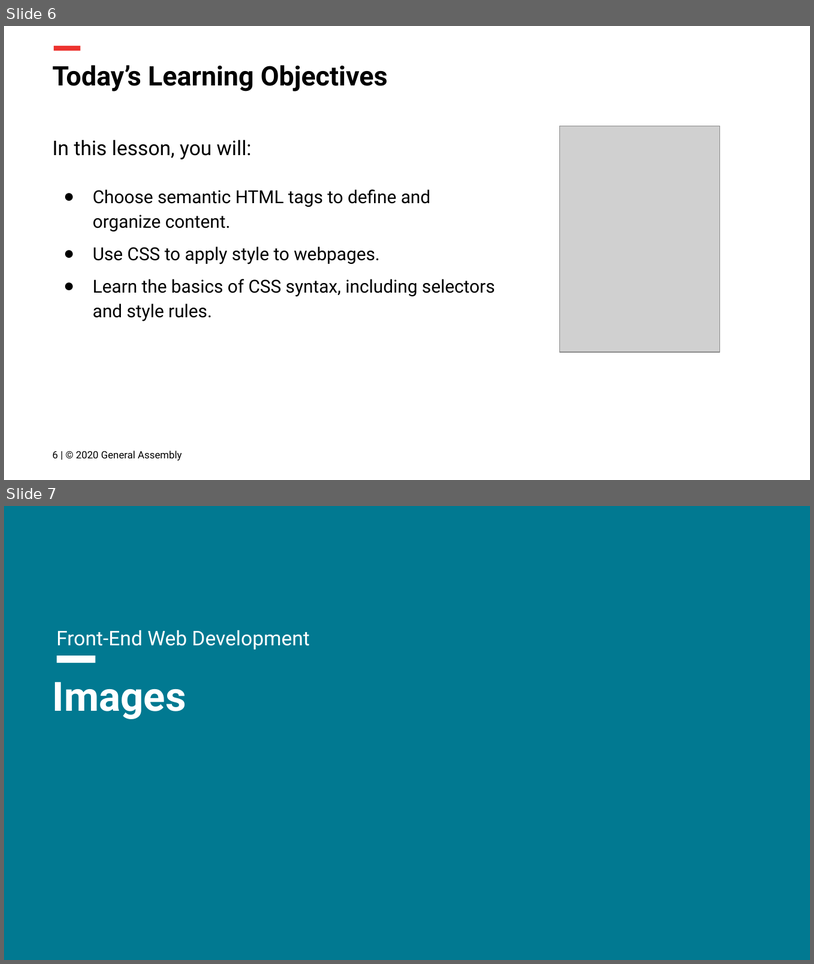
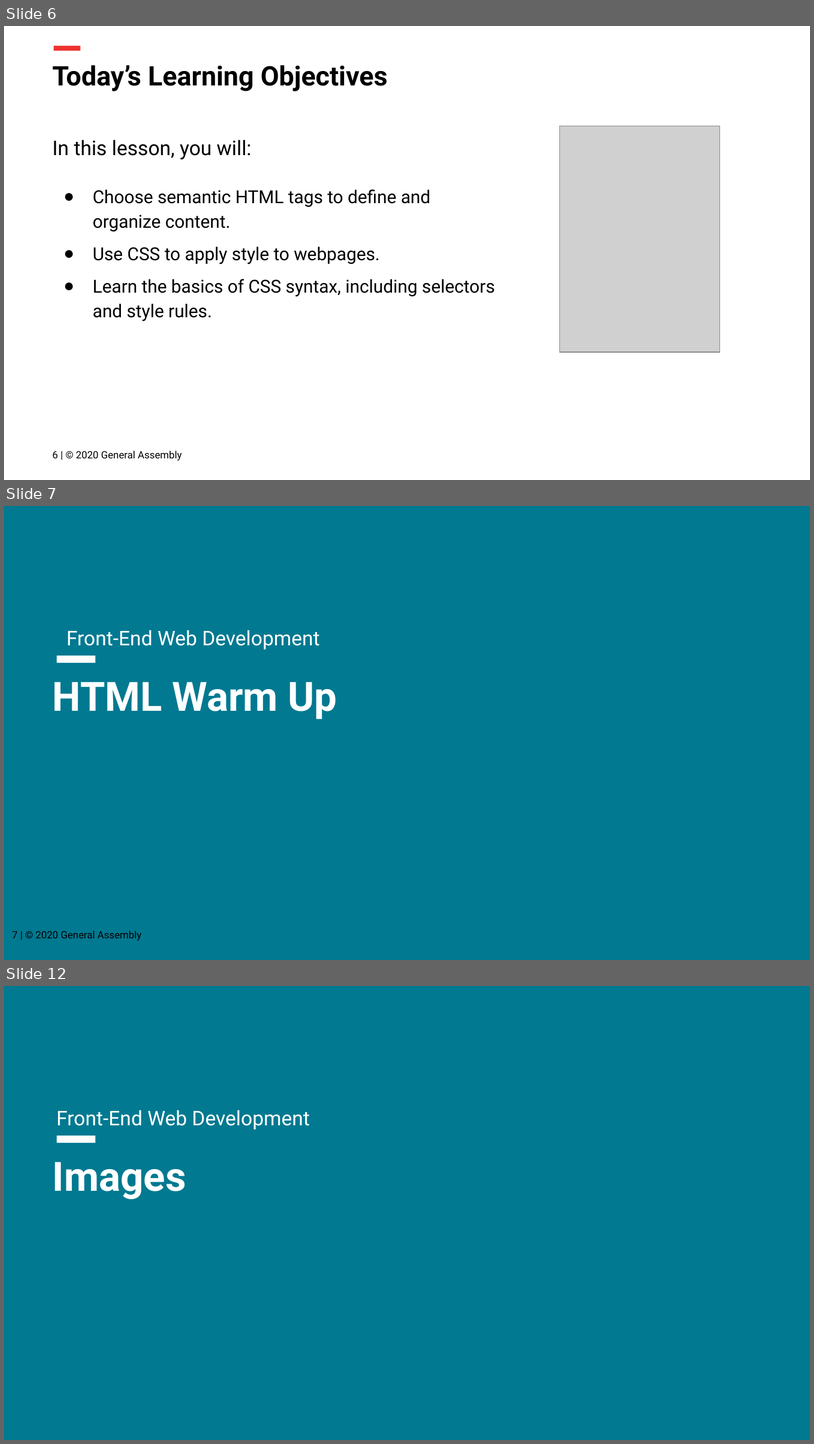
Before and after one commit to FEWD2022/Curriculum011822, a slide deck: Lesson Decks/02 CSS Basics - FEWD 3.2.pptx. Shown one above the other, each under a label of ours: slides 6 and 7 before the commit, slides 6, 7 and 12 after it; the slides between them are not shown. The pictures are 814x964 and 814x1444 pixels, drawn with LibreOffice and Linux fonts; fonts in the diff are those of the drawing; grey boxes stand for pictures; background and template pictures are left out. Boxes give left, top, right and bottom in pixels: in the first picture for what was removed or moved away, otherwise in the second. Text is boxed around its words. In the diff, an @@ line names an element or a change of style, - is before the commit and + after.

```diff
--- a/Lesson Decks/02 CSS Basics - FEWD 3.2.pptx
+++ b/Lesson Decks/02 CSS Basics - FEWD 3.2.pptx
@@ slide 7 added at [4, 506, 810, 960], background #FFFFFF; not listed: 2 template elements that a slide beside it also shows @@
@@ subtitle added at [66, 630, 320, 649], 18 pt, text #FFFFFF @@
+Front-End Web Development
@@ title added at [53, 682, 338, 719], 36 pt, text #FFFFFF, bold @@
+HTML Warm Up
@@ text added at [12, 930, 141, 940], 9 pt, text #000000 @@
+7 | © 2020 General Assembly
@@ what was slide 7 is now slide 12 @@
```
Also in this commit, not shown: 1 slide changed, 4 other slides added, 1 slide removed, 8 other files.
